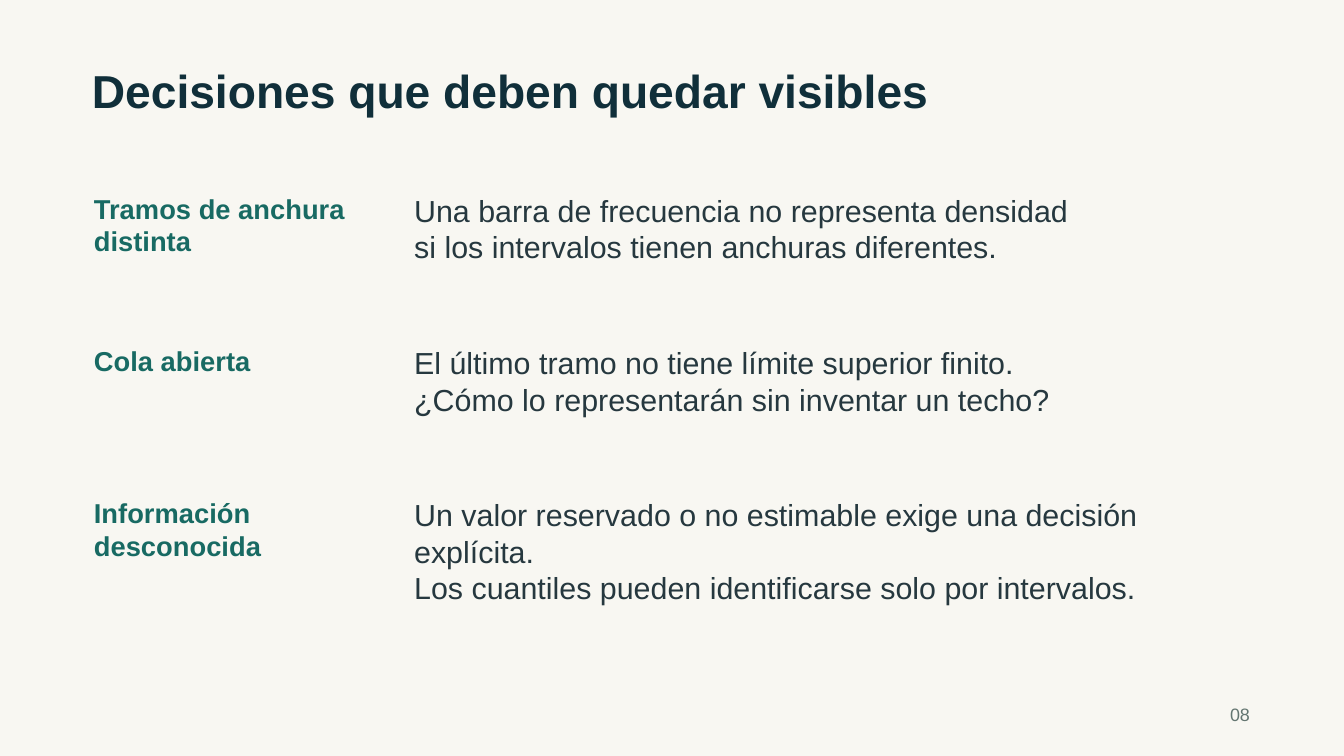
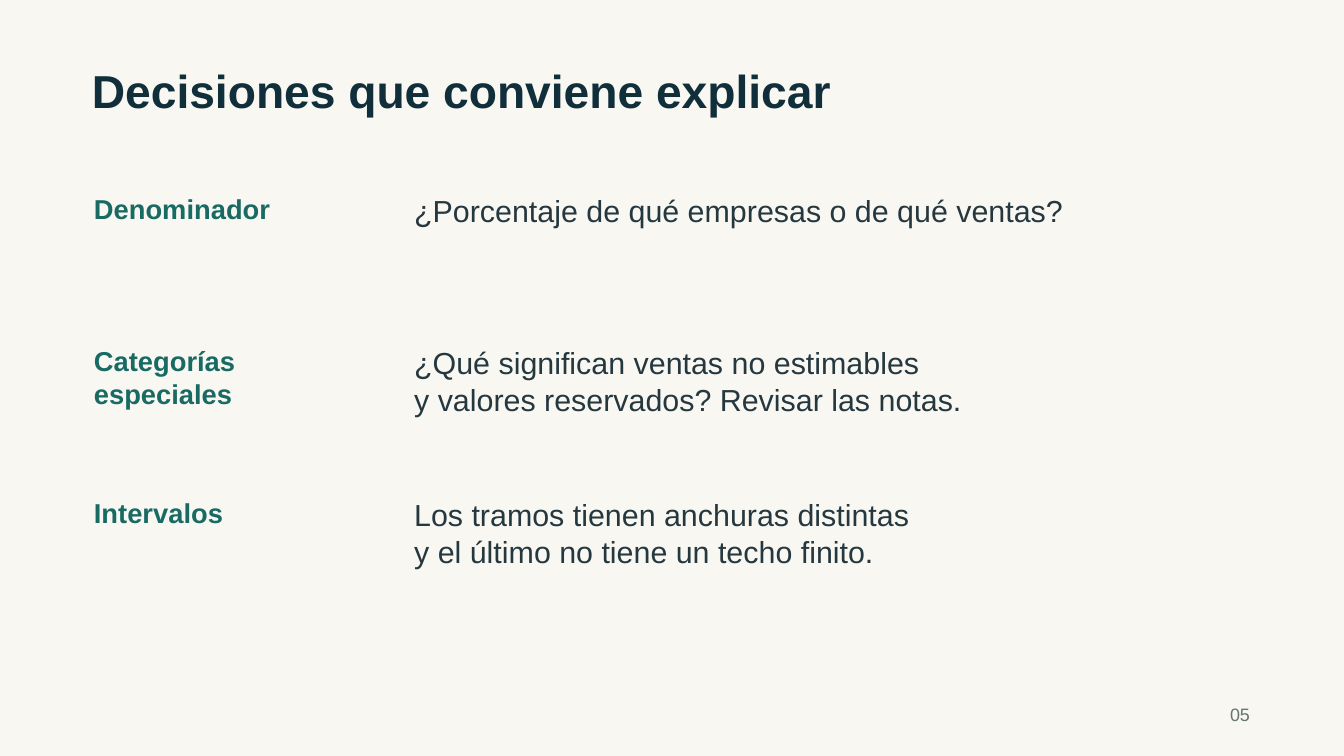
Before and after one commit to nicogarrido/complexity-economics-ai-curso, a slide deck: slide 5 of presentacion/Desafio_01_empresas_chilenas.pptx (slide 8 before the commit). Drawn at 1344x756 pixels with LibreOffice and Linux fonts; fonts in the diff are those of the drawing. Boxes give left, top, right and bottom in pixels: in the first picture for what was removed or moved away, otherwise in the second. Text is boxed around its words. In the diff, an @@ line names an element or a change of style, - is before the commit and + after.

```diff
--- a/presentacion/Desafio_01_empresas_chilenas.pptx
+++ b/presentacion/Desafio_01_empresas_chilenas.pptx
@@ text at box(92, 74, 830, 118): text changed @@
-Decisiones que deben quedar visibles
+Decisiones que conviene explicar
@@ text at box(94, 199, 270, 220): text changed @@
-Tramos de anchura distinta
+Denominador
@@ text at box(414, 199, 1062, 228): text changed @@
-Una barra de frecuencia no representa densidad
-si los intervalos tienen anchuras diferentes.
+¿Porcentaje de qué empresas o de qué ventas?
@@ text at box(94, 351, 235, 408): text changed @@
-Cola abierta
+Categorías especiales
@@ text at box(414, 351, 962, 417): text changed @@
-El último tramo no tiene límite superior finito.
-¿Cómo lo representarán sin inventar un techo?
+¿Qué significan ventas no estimables
+y valores reservados? Revisar las notas.
@@ text at box(94, 503, 223, 524): text changed @@
-Información desconocida
+Intervalos
@@ text at box(414, 504, 909, 569): text changed @@
-Un valor reservado o no estimable exige una decisión explícita.
-Los cuantiles pueden identificarse solo por intervalos.
+Los tramos tienen anchuras distintas
+y el último no tiene un techo finito.
@@ text at box(1230, 708, 1250, 721): text changed @@
-08
+05
```
Also in this commit, not shown: 4 other slides changed, 2 slides added, 7 slides removed, 3 other files.
